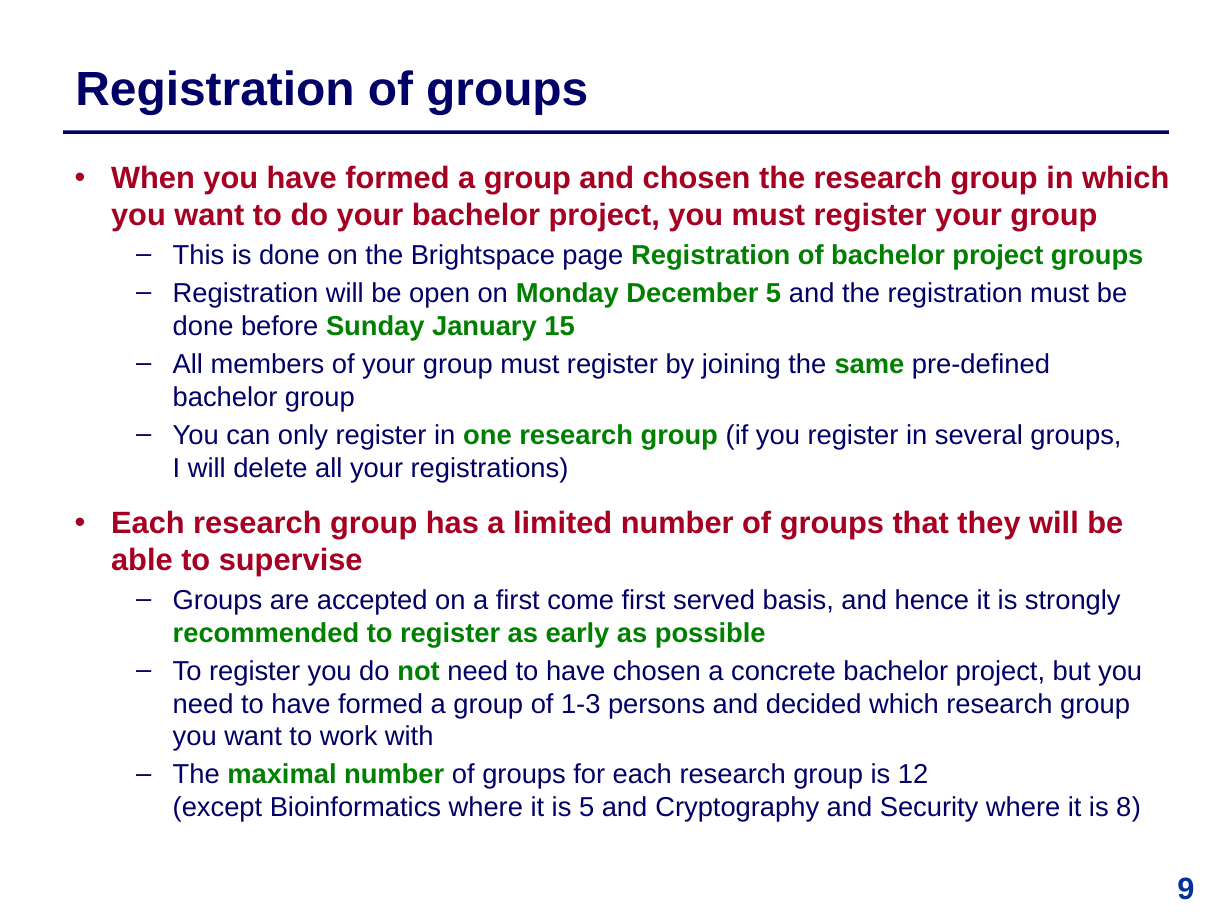
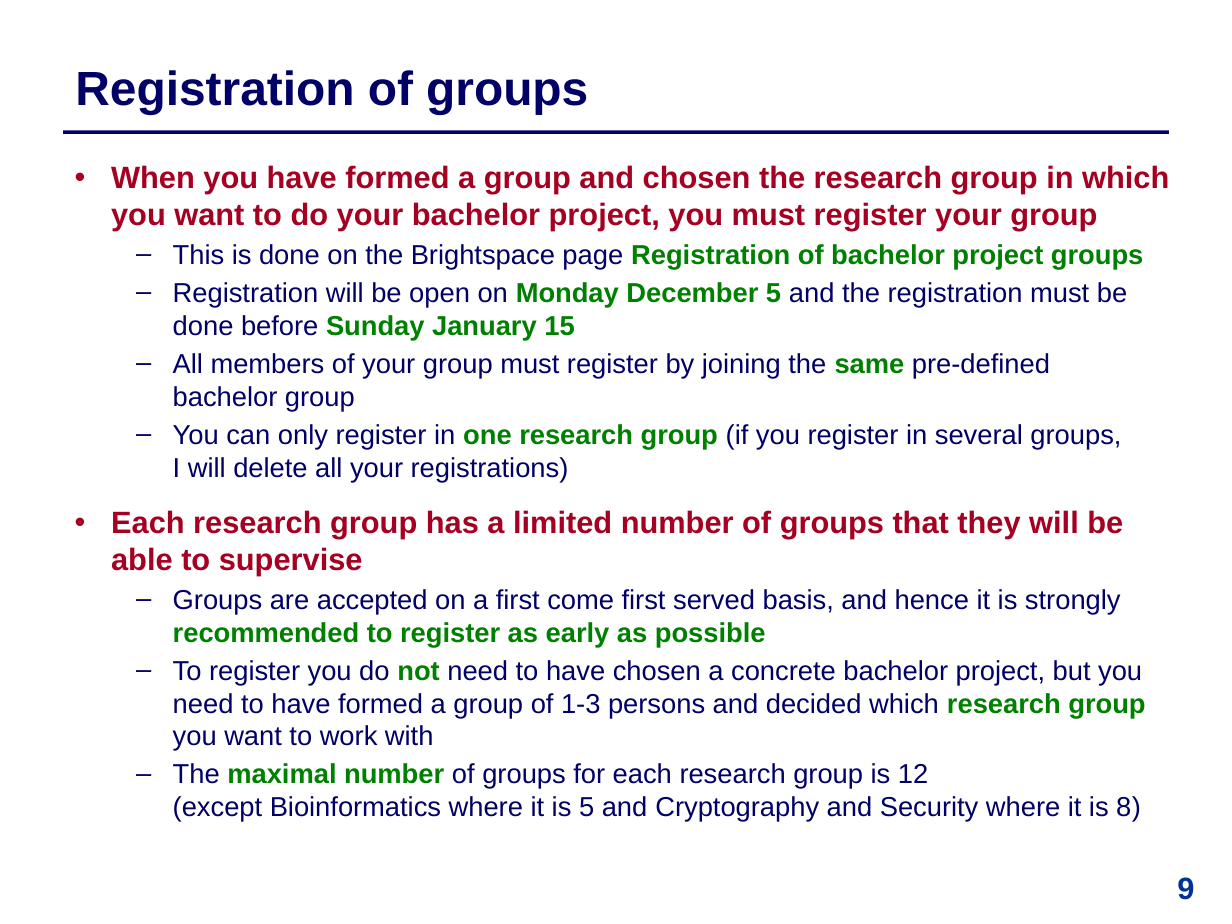
Before and after one commit to IntProgAU/Materiale, a slide deck: slide 9 of web/b23/0 Information Meeting.pptx. Drawn at 1232x924 pixels with LibreOffice and Linux fonts; fonts in the diff are those of the drawing. Boxes give left, top, right and bottom in pixels: in the first picture for what was removed or moved away, otherwise in the second. Text is boxed around its words. In the diff, an @@ line names an element or a change of style, - is before the commit and + after.

```diff
--- a/web/b23/0 Information Meeting.pptx
+++ b/web/b23/0 Information Meeting.pptx
@@ text at [173,660,1145,751]: text colour #000066 to #008000, bold on in "research group" @@
```
Also in this commit, not shown: 1 other slide changed.
